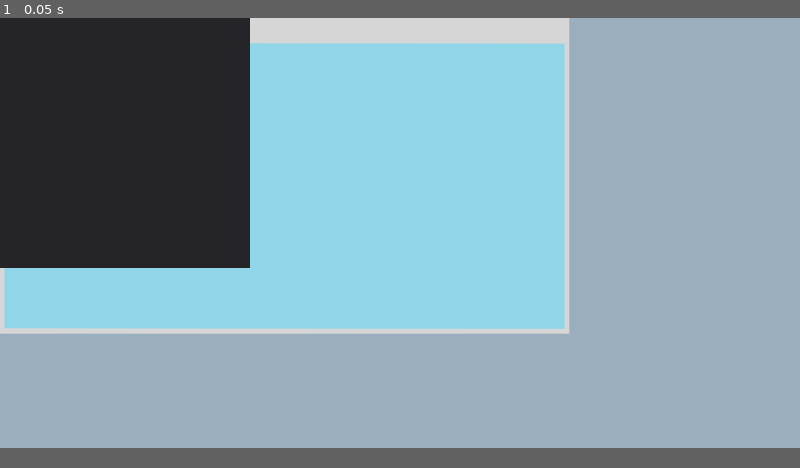
Above: before the commit, frame 1.
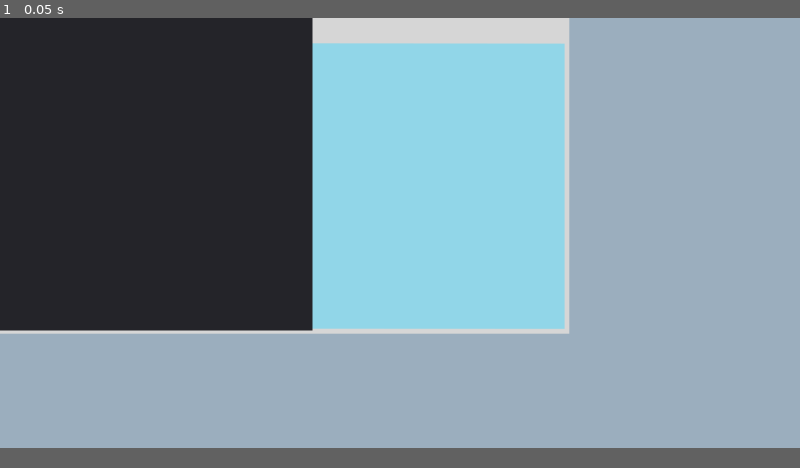
Above: after the commit, the same moment.

Repository: famellad/hackerpal95ggj
Game: Godot game, scene res://data/game/Menu.tscn
Same seed, same stepped clock (60 frames per second), same inputs: the game is played once before the commit and once after it.
Inputs:
- Up to frame 1 (0.05 s): no input

The runs differ from the first frame. In frame 1, 9.9% of the frame differs, in the area x 0-40%, y 0-70%.

Commit message:
Small Fix

Diff:
--- a/Hackerpal95/data/game/hackerexe/Desafios/Lights_Out/Light_Panel.gd
+++ b/Hackerpal95/data/game/hackerexe/Desafios/Lights_Out/Light_Panel.gd
@@ -1,6 +1,6 @@
 extends Panel
 
-var size = 4
+var size = 5
 var pixel = 100
 
 func print_grid(grid):
